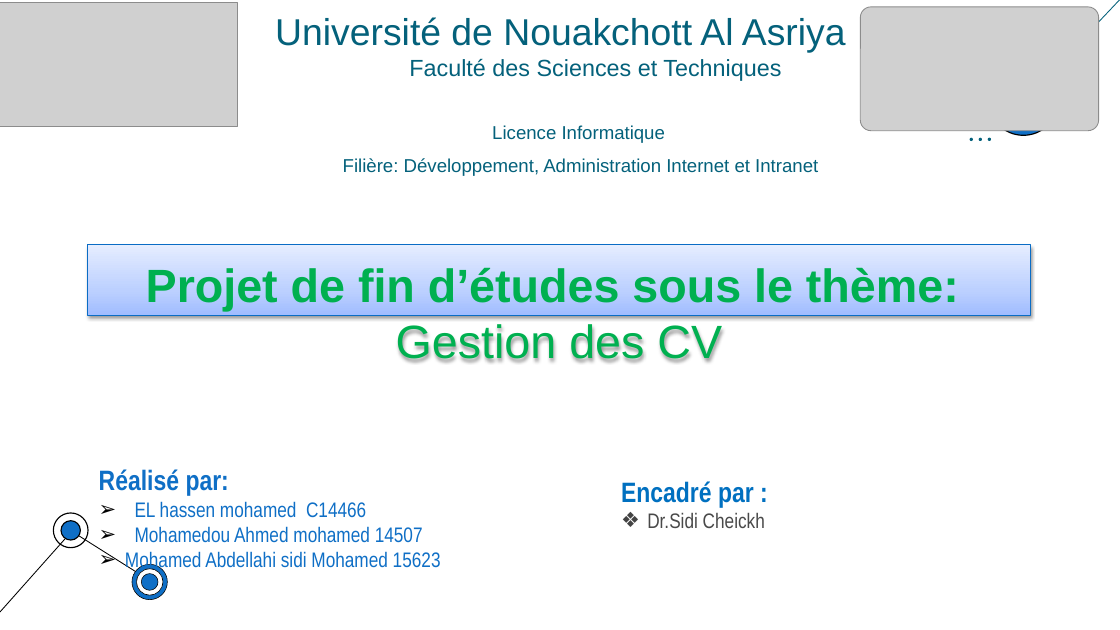
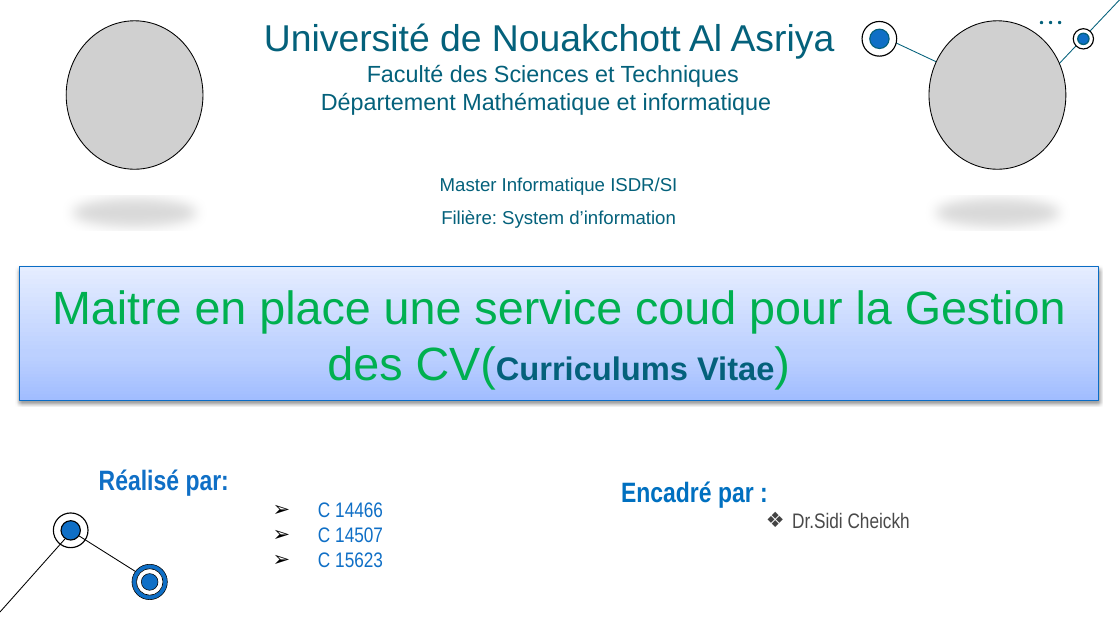
Before and after one commit to muhamedoufi/rapport-cloud, a slide deck: slide 1 of Presentation_cv.pptx. Drawn at 1120x630 pixels with LibreOffice and Linux fonts; fonts in the diff are those of the drawing; grey boxes stand for pictures. Boxes give left, top, right and bottom in pixels: in the first picture for what was removed or moved away, otherwise in the second. Text is boxed around its words. In the diff, an @@ line names an element or a change of style, - is before the commit and + after.

```diff
--- a/Presentation_cv.pptx
+++ b/Presentation_cv.pptx
@@ picture removed at <box>0,3,237,126</box> @@
@@ picture added at <box>66,21,203,170</box> @@
@@ text "Université de Nouakchott Al Asriya": place and size @@
-text "Université de Nouakchott Al Asriya" at <box>275,17,846,81</box>
+text "Université de Nouakchott Al Asriya" at <box>264,23,835,115</box>
@@ text at <box>264,23,835,59</box>: alignment left to centre @@
@@ picture removed at <box>860,7,1099,130</box> @@
@@ group added at <box>862,21,898,57</box>: 4 freeform shapes @@
@@ picture added at <box>929,21,1066,170</box> @@
@@ ellipse added at <box>1040,21,1044,24</box>, fill #04617B @@
@@ ellipse added at <box>1049,21,1053,24</box>, fill #04617B @@
@@ ellipse added at <box>1059,21,1062,24</box>, fill #04617B @@
@@ line added from (1023, 103) to (881, 36), #04617B 0.75 pt @@
@@ group added at <box>1073,28,1095,50</box>: 4 freeform shapes @@
@@ text at <box>321,92,771,115</box>: paragraph added @@
+Département Mathématique et informatique
@@ text at <box>440,177,677,228</box>: text changed @@
-Licence Informatique
-Filière: Développement, Administration Internet et Intranet
+Master Informatique ISDR/SI
+Filière: System d’information
@@ title at <box>52,290,1066,389</box>: text changed; bold off @@
-Projet de fin d’études sous le thème:
-Gestion des CV
+Maitre en place une service coud pour la Gestion des CV(Curriculums Vitae)
@@ text at <box>318,502,383,568</box>: text changed @@
-➢ EL hassen mohamed C14466
-➢ Mohamedou Ahmed mohamed 14507
-➢ Mohamed Abdellahi sidi Mohamed 15623
+➢ C 14466
+➢ C 14507
+➢ C 15623
@@ text at <box>792,513,910,528</box>: alignment left to centre @@
```
Also in this commit, not shown: 8 other slides changed, 9 slides added, 5 slides removed, 1 other file.
